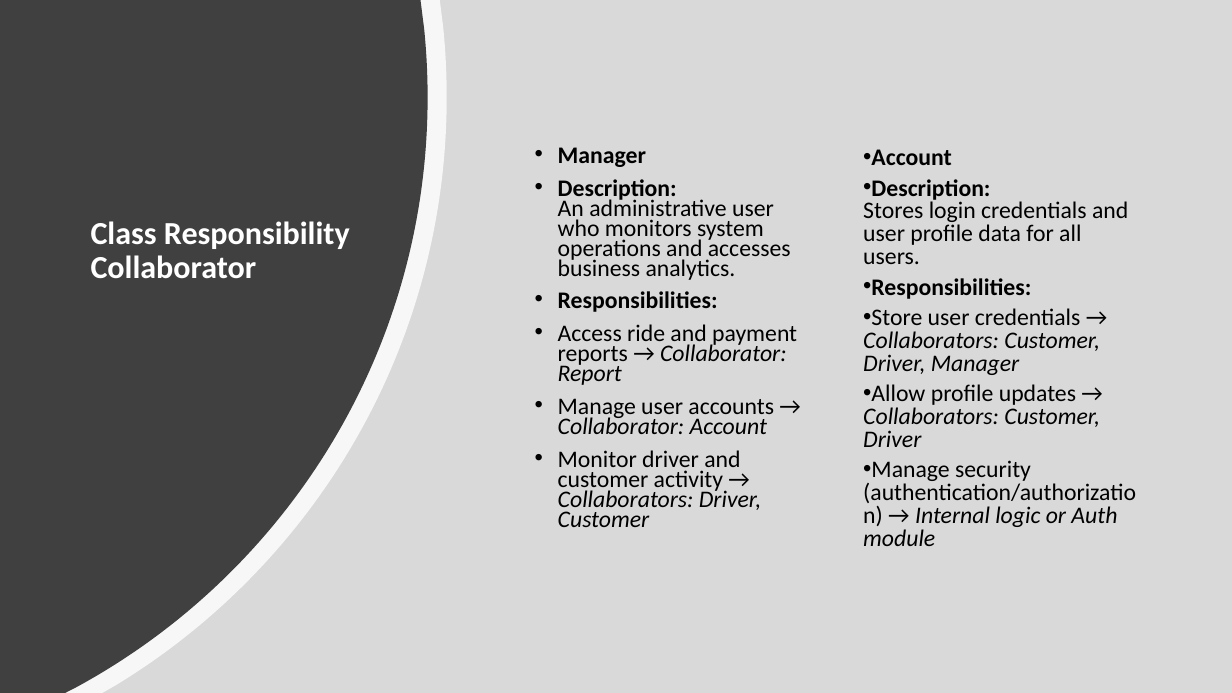
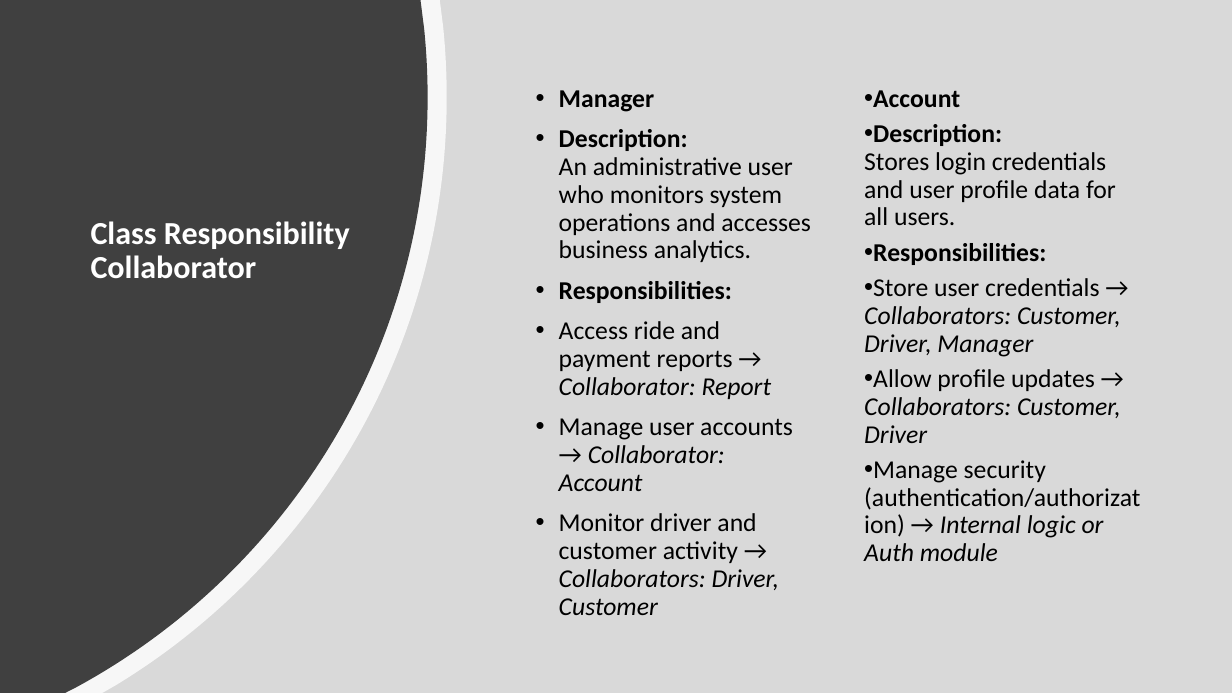
Before and after one commit to CheetoBuri/SE_SmartRide, a slide deck: slide 12 of 523K0010_523K0013.pptx. Drawn at 1232x693 pixels with LibreOffice and Linux fonts; fonts in the diff are those of the drawing. Boxes give left, top, right and bottom in pixels: in the first picture for what was removed or moved away, otherwise in the second. Text is boxed around its words. In the diff, an @@ line names an element or a change of style, - is before the commit and + after.

```diff
--- a/523K0010_523K0013.pptx
+++ b/523K0010_523K0013.pptx
@@ text "Manager" moved from (x1=558, y1=147, x2=797, y2=527) to (x1=559, y1=90, x2=811, y2=615) @@
@@ text "Manager" at (x1=559, y1=90, x2=811, y2=615): size 18.5 to 20 pt; line spacing 0.7 to 0.9 @@
@@ text "Account" moved from (x1=863, y1=149, x2=1136, y2=546) to (x1=864, y1=90, x2=1140, y2=561) @@
@@ text "Account" at (x1=864, y1=90, x2=1140, y2=561): size 18.5 to 20 pt; line spacing 0.8 to 0.9 @@
```
Also in this commit, not shown: 12 other slides changed.
